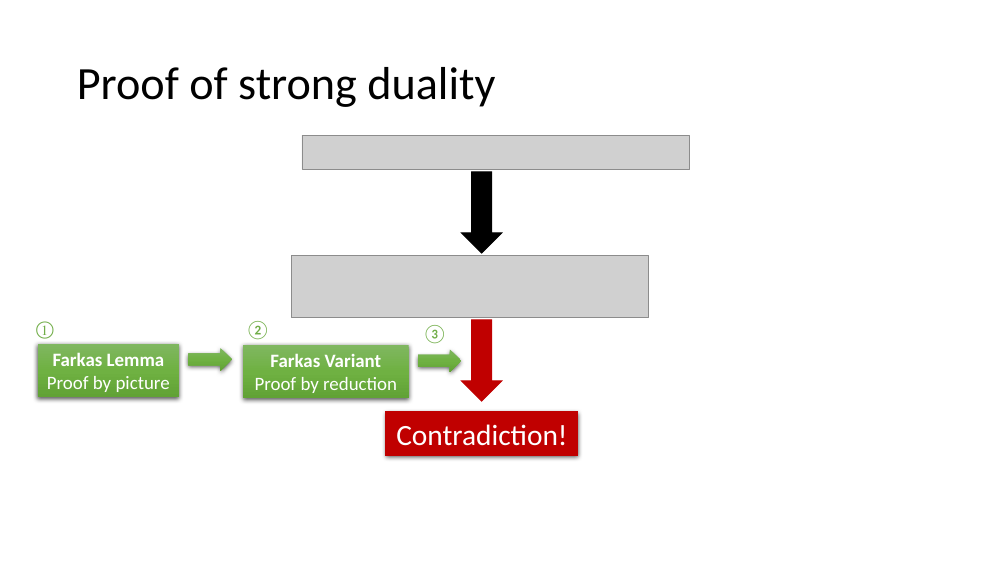
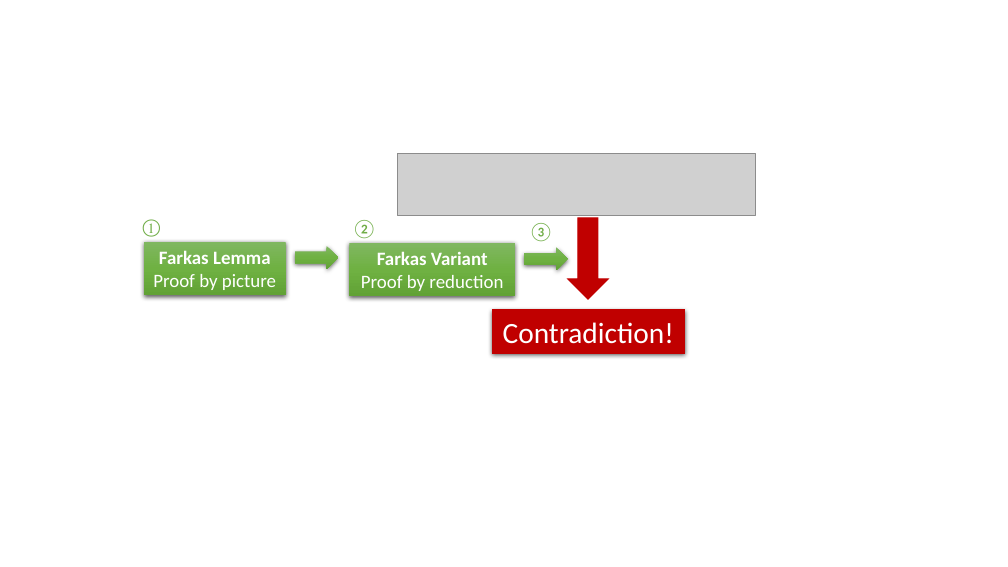
Before and after one commit to khanhnguyendata/duality, a slide deck: slide 28 of ppt/Duality copy.pptx (slide 11 before the commit). Drawn at 1008x567 pixels with LibreOffice and Linux fonts; fonts in the diff are those of the drawing; grey boxes stand for pictures. Boxes give left, top, right and bottom in pixels: in the first picture for what was removed or moved away, otherwise in the second. Text is boxed around its words. In the diff, an @@ line names an element or a change of style, - is before the commit and + after.

```diff
--- a/ppt/Duality copy.pptx
+++ b/ppt/Duality copy.pptx
@@ title removed at box(77, 67, 495, 107) @@
-Proof of strong duality
@@ picture removed at box(302, 135, 689, 169) @@
@@ down arrow removed at box(461, 172, 501, 253) @@
@@ text "②": place and size @@
-text "②" at box(245, 321, 270, 340)
+text "②" at box(352, 220, 377, 239)
@@ 3 rectangles, 2 texts, 2 right arrows, 1 picture, 1 down arrow: place and size @@
-3 rectangles, 2 texts, 2 right arrows, 1 picture, 1 down arrow at box(36, 256, 649, 455)
+3 rectangles, 2 texts, 2 right arrows, 1 picture, 1 down arrow at box(143, 154, 755, 353)
```
Also in this commit, not shown: 1 other slide changed, 17 slides added, 2 other files.
